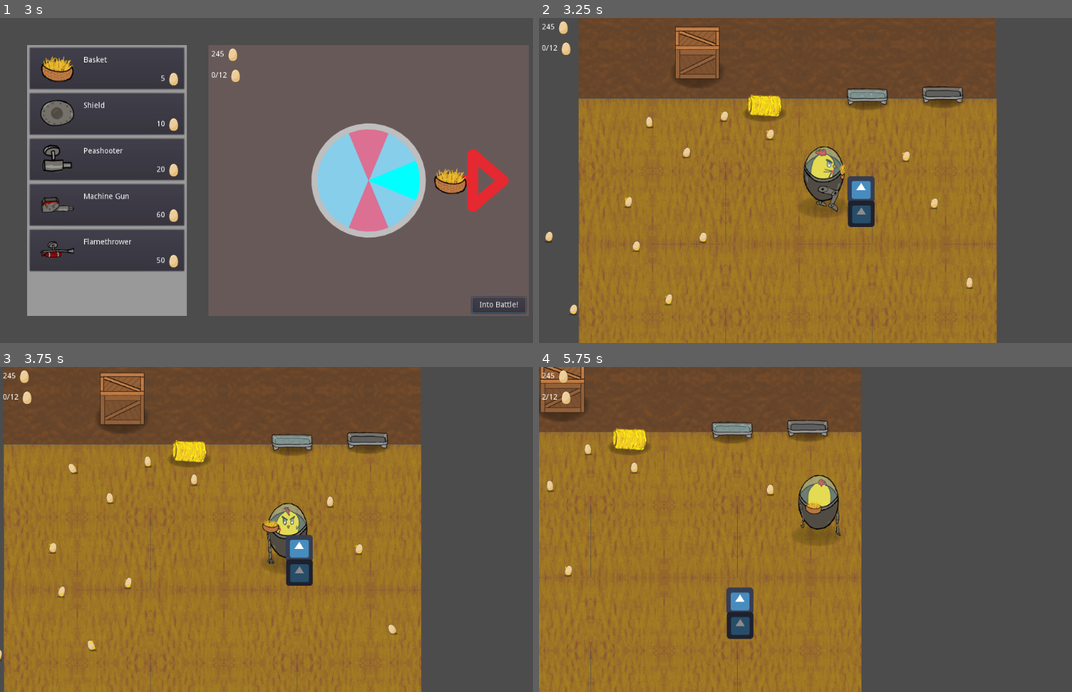
Above: before the commit, frames 1-4 (two rows, left to right).
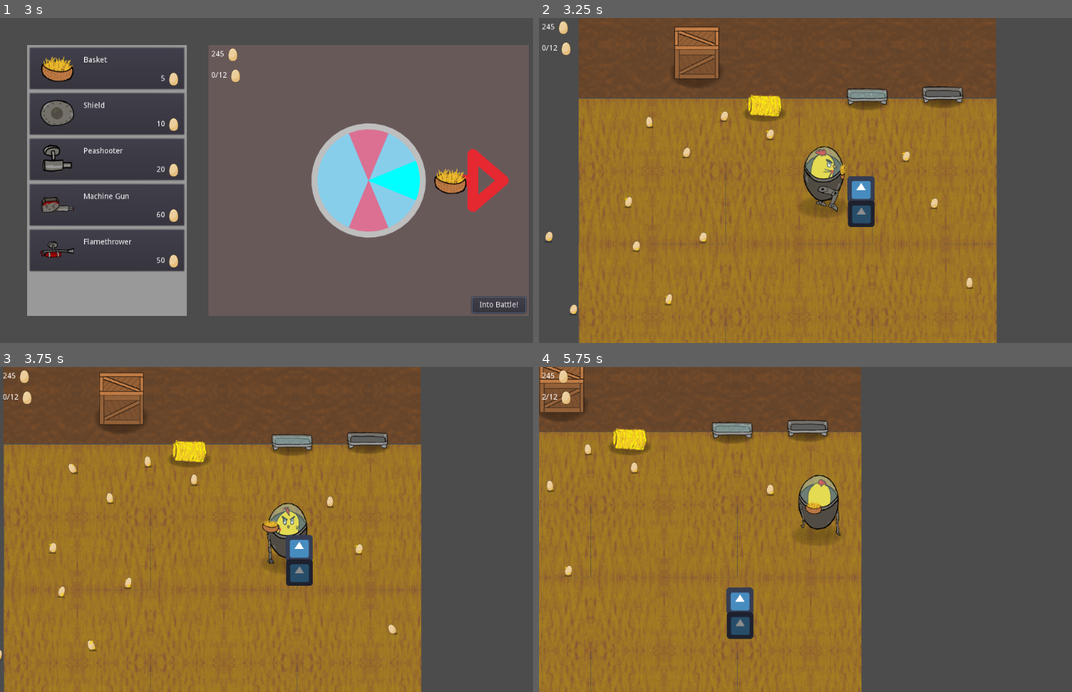
Above: after the commit, the same moments.

Repository: CiaranWoodward/LD46
Game: Godot game, scene res://Menu/DesignMenu.tscn
Two runs of this game, one before a commit and one after it. Both use one fixed random seed, a clock stepped at 60 frames per second and the inputs below. The engine's default icon, where the game draws it, is replaced by a stand-in: a white triangle on a blue panel in a dark square.
Inputs (mouse positions are in pixels of both pictures, inside the frame that each line leads up to):
- Up to frame 1 (3 s): click "Into Battle!" at 0.5 s; click "Thanks!" at 1.25 s; click (106, 70) at 2.02 s; tap Enter (ui_accept) at 2.75 s; move the mouse to (367, 180) at 2.77 s; hold Right (player_right) from 2.78 s (still down); click (367, 180) at 2.85 s
- Up to frame 2 (3.25 s): keep holding Right (player_right); tap Enter (ui_accept) at 3.02 s
- Up to frame 3 (3.75 s): move the mouse to (165, 545) at 3.52 s; release Right (player_right) at 3.53 s; hold S (player_down) from 3.53 s (still down); right-click (165, 545) at 3.6 s
- Up to frame 4 (5.75 s): tap Enter (ui_accept) at 3.77, 5.27 s; move the mouse to (874, 458) at 4.27 s; release S (player_down) at 4.28 s; hold Right (player_right) 4.28-5.03 s; click (874, 458) at 4.35 s; move the mouse to (789, 594) at 5.02 s; hold W (player_up) from 5.03 s (still down); right-click (789, 594) at 5.1 s; click (789, 594) at 5.17 s

Frame 1 is identical in both runs. In frame 2, 0.2% of the frame differs, in the area x 25-34%, y 2-19%; in frame 3, 0.2%; in frame 4, 0.2%.

Commit message:
Add particles when object is hit

Diff:
--- a/Level.tscn
+++ b/Level.tscn
@@ -21,6 +21,7 @@
 [ext_resource path="res://Scenery/Barn/BarnRoofFront.tscn" type="PackedScene" id=19]
 [ext_resource path="res://Scenery/Fence/FenceSide.tscn" type="PackedScene" id=20]
 [ext_resource path="res://Scenery/Barn/BarnDoorBack.tscn" type="PackedScene" id=21]
+[ext_resource path="res://Scenery/Destructable.gd" type="Script" id=22]
 
 [sub_resource type="RectangleShape2D" id=1]
 extents = Vector2( 32.524, 31.0884 )
@@ -89,6 +90,8 @@
 position = Vector2( 675.542, 244.695 )
 collision_layer = 2
 mode = 2
+script = ExtResource( 22 )
+health = 50.0
 
 [node name="Sprite2" type="Sprite" parent="YSort/RigidBody2D"]
 position = Vector2( -0.0614624, -26.7603 )
@@ -161,7 +164,7 @@
 position = Vector2( 444.666, -39.1909 )
 
 [node name="Crate" parent="YSort" instance=ExtResource( 11 )]
-position = Vector2( 283.053, -152.062 )
+position = Vector2( 281.466, -152.062 )
 
 [node name="EmptyTrough" parent="YSort" instance=ExtResource( 12 )]
 position = Vector2( 872.061, -75.083 )
--- /dev/null
+++ b/Player/HitParts.gd
@@ -0,0 +1,9 @@
+extends CPUParticles2D
+
+# Called when the node enters the scene tree for the first time.
+func _ready():
+	pass # Replace with function body.
+
+func _process(delta):
+	if !emitting:
+		self.queue_free()
--- /dev/null
+++ b/Player/HitParts.tscn
@@ -0,0 +1,21 @@
+[gd_scene load_steps=3 format=2]
+
+[ext_resource path="res://Player/HitParts.gd" type="Script" id=1]
+
+[sub_resource type="Gradient" id=1]
+offsets = PoolRealArray( 0, 0.733728, 1 )
+colors = PoolColorArray( 0.800781, 0.559824, 0.375366, 1, 0.682353, 0.321569, 0, 1, 0.682353, 0.321569, 0.0470588, 0 )
+
+[node name="HitParts" type="CPUParticles2D"]
+emitting = false
+one_shot = true
+explosiveness = 0.96
+spread = 180.0
+initial_velocity = 35.0
+initial_velocity_random = 0.33
+angular_velocity = 100.0
+angular_velocity_random = 0.5
+scale_amount = 3.0
+scale_amount_random = 0.1
+color_ramp = SubResource( 1 )
+script = ExtResource( 1 )
--- a/Player/PlayerBullet.gd
+++ b/Player/PlayerBullet.gd
@@ -17,10 +17,9 @@
 func set_dir(angle : float):
 	line.set_rotation(angle)
 
-
 func _on_PlayerBullet_body_entered(body : Node):
 	if body.has_method("damage"):
-		body.damage(self.linear_velocity.length() * self.mass)
+		body.damage(self.linear_velocity.length() * self.mass, self.get_global_position())
 	self.queue_free()
 
 func _on_PlayerBullet_body_exited(body : Node):
--- a/Scenery/Crate.tscn
+++ b/Scenery/Crate.tscn
@@ -13,6 +13,7 @@
 mode = 2
 mass = 10.0
 script = ExtResource( 3 )
+health = 100.0
 
 [node name="Shadow_05x" type="Sprite" parent="."]
 position = Vector2( 0.630249, 85.44 )
--- a/Scenery/Destructable.gd
+++ b/Scenery/Destructable.gd
@@ -1,12 +1,18 @@
 extends RigidBody2D
 
 export var health : float = 50
+
+var hitparts = preload("res://Player/HitParts.tscn")
 
 # Called when the node enters the scene tree for the first time.
 func _ready():
 	pass # Replace with function body.
 
-func damage(damage : float):
+func damage(damage : float, gpos : Vector2):
 	health = health - damage
+	var hp = hitparts.instance()
+	add_child(hp)
+	hp.set_global_position(gpos)
+	hp.emitting = true
 	if health <= 0:
 		self.queue_free()
Not shown: 1 places in Level.tscn that only renumber resources
